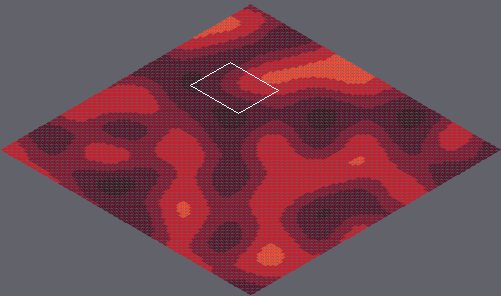
Tiled map, stored at marswars/resources/mapAssets/loadmap.tmx. The first picture is a wide view before the edit; the outline marks the close-up.
Close-up. Old version:
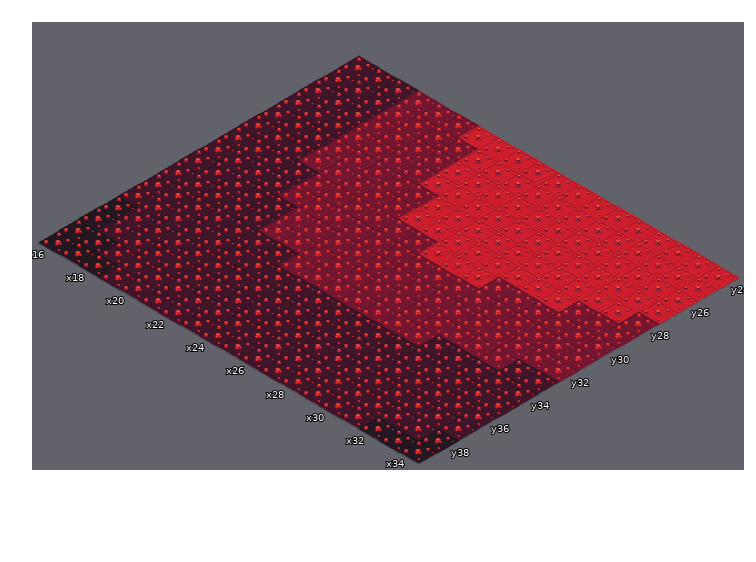
Cells are 55x32 px. Isometric: x runs down to the right, y down to the left. Shown: x 16..34, y 24..39. The commit also changed other parts of the map, which this record leaves out.
After:
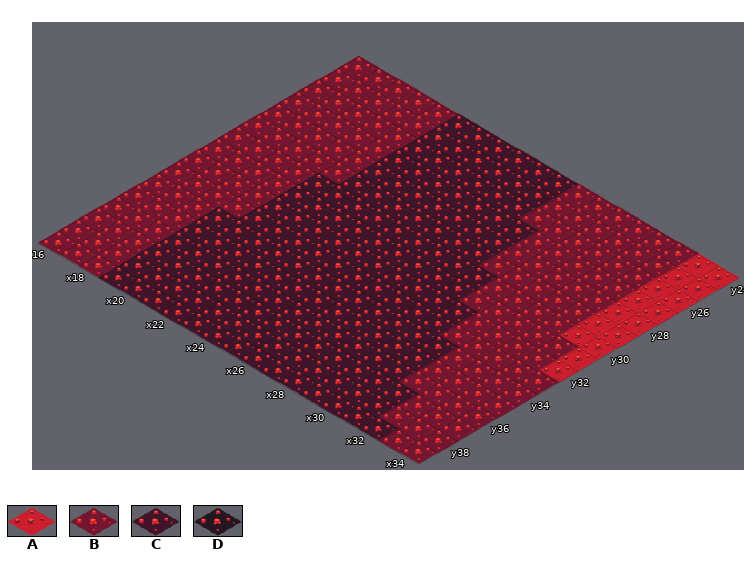
Key: from "tileset1": A 11 "mars007", B 12 "mars008", C 13 "mars009", D 14 "mars010".
_ is an empty cell.
The edit:
Layer "Tile Layer 1":
y 24: x 16..18 CCC -> BBB; x 21..32 BAAAAAAAAAAA -> CCCCCCBBBBBB
y 25..26: x 16..18 CCC -> BBB; x 21..32 BBAAAAAAAAAA -> CCCCCCBBBBBB
y 27: x 16..18 CCC -> BBB; x 21..32 BBAAAAAAAAAA -> CCCCCCCBBBBB
y 28: x 16..18 CCC -> BBB; x 21..32 BBBAAAAAAAAA -> CCCCCCCBBBBB; x 34 B -> A
y 29: x 16..18 CCC -> BBB; x 21..31 BBBAAAAAAAA -> CCCCCCCBBBB; x 33..34 BB -> AA
y 30: x 16..28 CCCCBBBBBBAAA -> BBBBCCCCCCCCC; x 33..34 BB -> AA
y 31: x 16..28 CCCCBBBBBBBBB -> BBBBCCCCCCCCC; x 34 B -> A
y 32: x 16..19 CCCC -> BBBB; x 21..29 BBBBBBBBB -> CCCCCCCCC; x 34 B -> A
y 33: x 16..19 CCCC -> BBBB; x 21..29 BBBBBBBBB -> CCCCCCCCC; x 33..34 CC -> BB
y 34: x 16..18 CCC -> BBB; x 23..29 BBBBBBB -> CCCCCCC; x 31..34 CCCC -> BBBB
y 35: x 16..18 CCC -> BBB; x 31..34 CCCC -> BBBB
y 36: x 16..18 DCC -> BBB; x 31..34 CCCC -> BBBB
y 37: x 16..18 DCC -> BBB; x 32..34 CCC -> BBB
y 38: x 16..18 DDC -> BBB; x 32..34 CCD -> BBB
y 39: x 16..18 DDD -> BBB; x 32..34 DDD -> CBB
Changed places in both close-ups, as pixel boxes (x1, y1, x2, y2):
changed: (38, 55, 700, 464)
